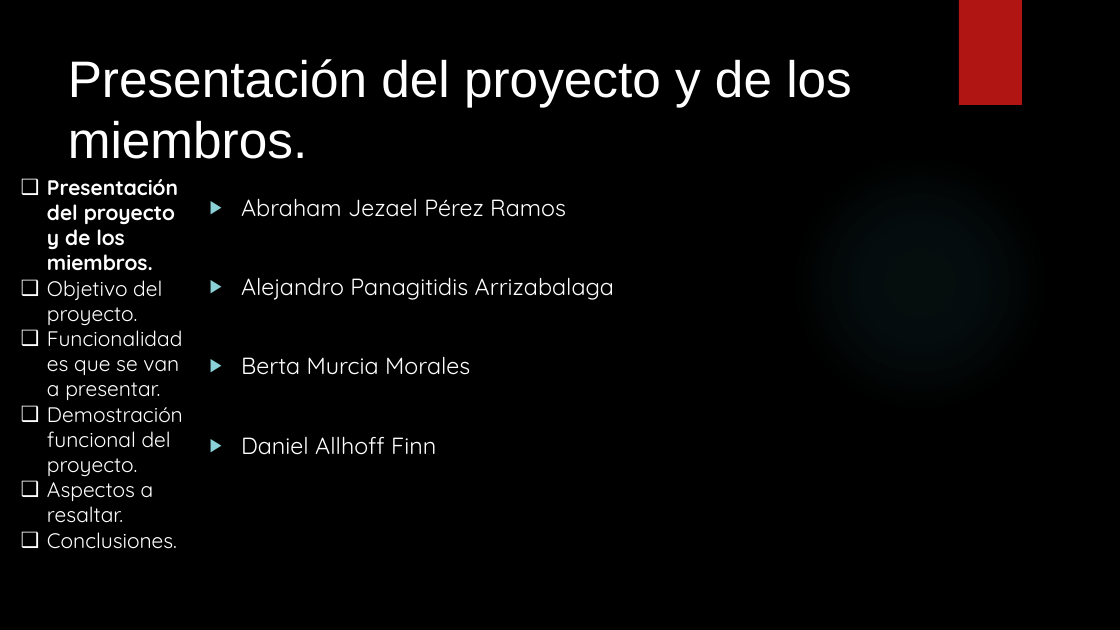
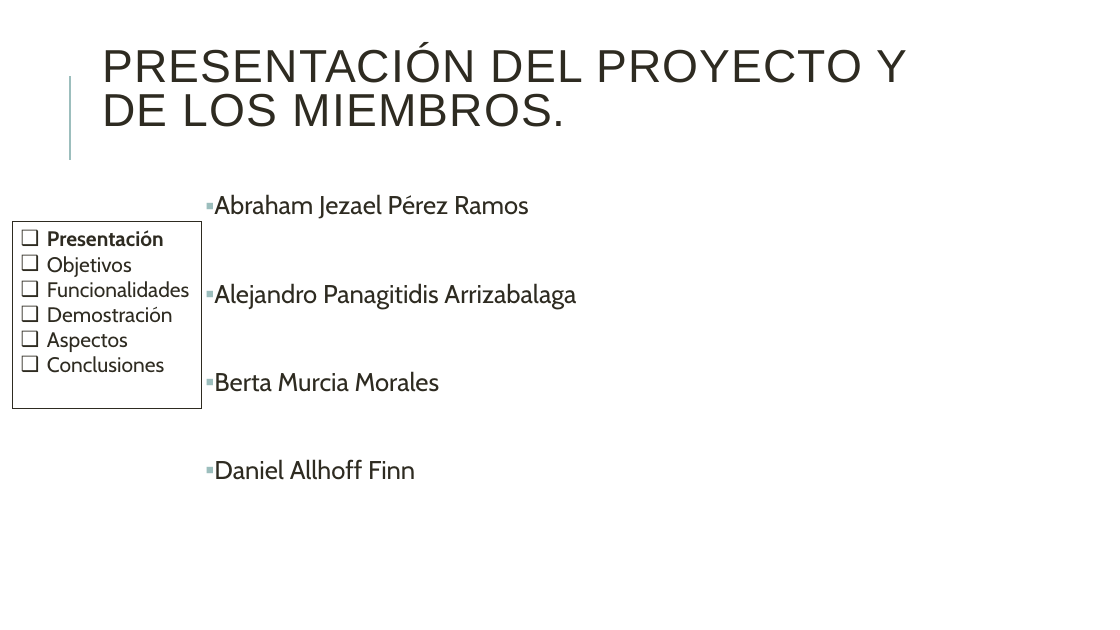
Before and after one commit to danielallhoff/M17-G4-AirDSS, a slide deck: slide 3 of AIRDSS.pptx. Drawn at 1120x630 pixels with LibreOffice and Linux fonts; fonts in the diff are those of the drawing; background and template pictures are left out. Boxes give left, top, right and bottom in pixels: in the first picture for what was removed or moved away, otherwise in the second. Text is boxed around its words. In the diff, an @@ line names an element or a change of style, - is before the commit and + after.

```diff
--- a/AIRDSS.pptx
+++ b/AIRDSS.pptx
@@ background picture (left out) to #FFFFFF @@
@@ rectangle removed at <box>959,0,1022,105</box> @@
@@ title "PRESENTACIÓN DEL PROYECTO Y DE ..." at <box>102,45,908,127</box>: vertical alignment top to middle @@
@@ title at <box>102,45,908,127</box>: text changed; size 44 to 39.6 pt; text colour #FFFFFF to #2E2B21 @@
-Presentación del proyecto y de los miembros.
+PRESENTACIÓN DEL PROYECTO Y DE LOS MIEMBROS.
@@ line added from (70, 160) to (70, 76), #9CBEBD 1.5 pt @@
@@ ellipse removed at <box>791,154,1049,413</box> @@
@@ text "Abraham Jezael Pérez Ramos" at <box>214,194,576,480</box>: size 20 to 22 pt, font Quicksand to Cabin, text colour #FFFFFF to #2E2B21; bullet ▶ to ▪; line spacing 1 to 0.9; more space between paragraphs; bullet colour #8AD0D6 to #9CBEBD @@
@@ rectangle "Presentación": place and size @@
-rectangle "Presentación" at <box>47,179,183,549</box>
+rectangle "Presentación" at <box>13,222,202,408</box>
@@ rectangle "Presentación" at <box>13,222,202,408</box>: outline none to #2E2B21 0.75 pt @@
@@ text in rectangle at <box>47,230,189,373</box>: text changed; font Quicksand to Cabin; text colour #FFFFFF to #2E2B21 @@
-❑ Presentación del proyecto y de los miembros.
-❑ Objetivo del proyecto.
-❑ Funcionalidades que se van a presentar.
-❑ Demostración funcional del proyecto.
-❑ Aspectos a resaltar.
-❑ Conclusiones.
+❑ Presentación
+❑ Objetivos
+❑ Funcionalidades
+❑ Demostración
+❑ Aspectos
+❑ Conclusiones
```
Also in this commit, not shown: 7 other slides changed, 4 slides added, 1 slide removed, 1 other file.
